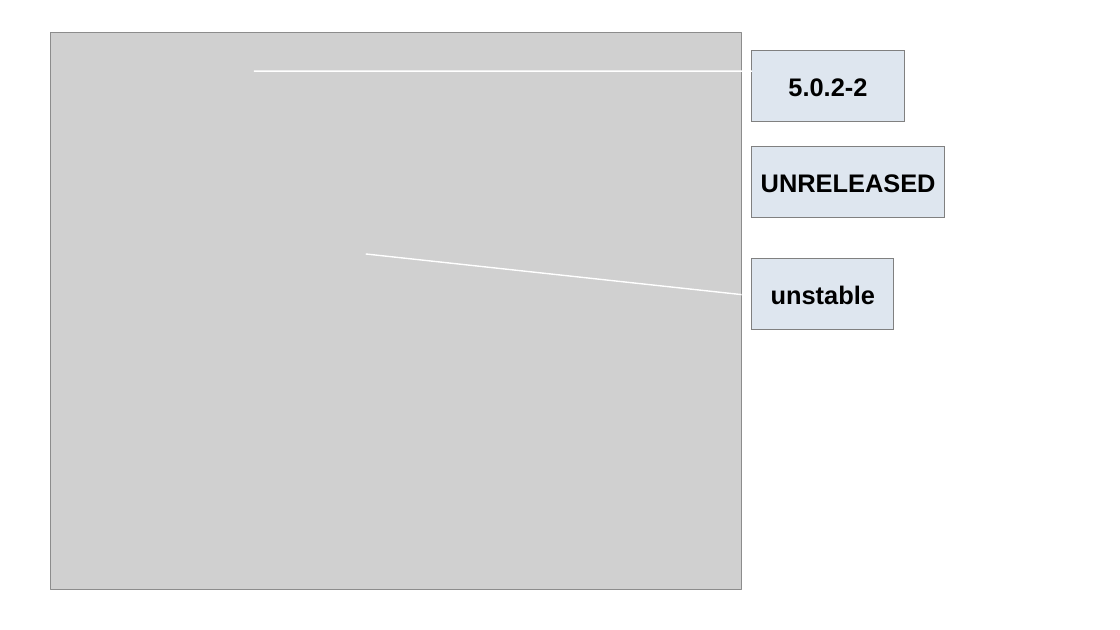
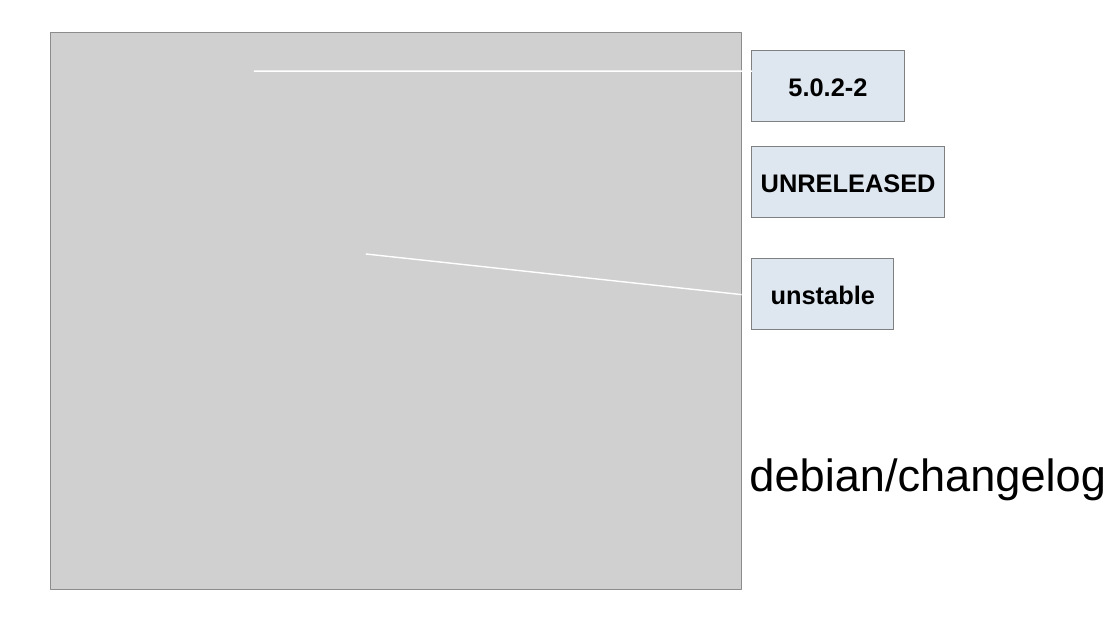
Before and after one commit to eamanu/Talks, a slide deck: slide 13 of 2019/PyConAR/Presentacion_PyConAR_2019.odp. Drawn at 1120x630 pixels with LibreOffice and Linux fonts; fonts in the diff are those of the drawing; grey boxes stand for pictures; background and template pictures are left out. Boxes give left, top, right and bottom in pixels: in the first picture for what was removed or moved away, otherwise in the second. Text is boxed around its words. In the diff, an @@ line names an element or a change of style, - is before the commit and + after.

```diff
--- a/2019/PyConAR/Presentacion_PyConAR_2019.odp
+++ b/2019/PyConAR/Presentacion_PyConAR_2019.odp
@@ text added at (x1=749, y1=458, x2=1105, y2=499), 32 pt, text #000000 @@
+debian/changelog
```
Also in this commit, not shown: 1 other slide changed, 6 slides added, 1 slide removed.
